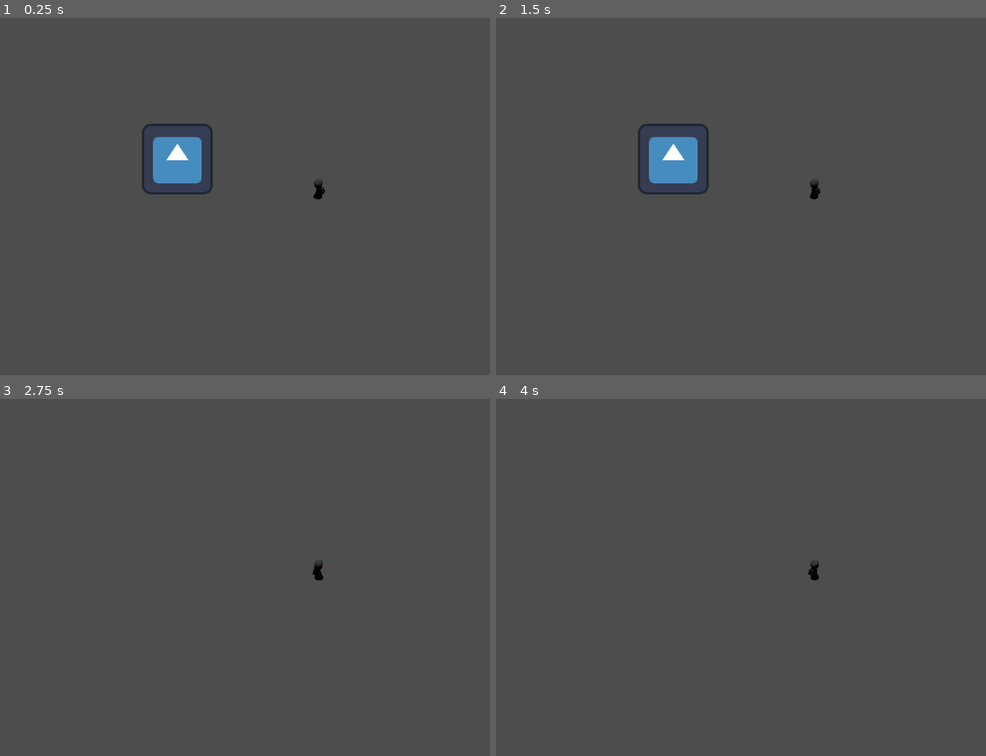
Above: before the commit, frames 1-4 (two rows, left to right).
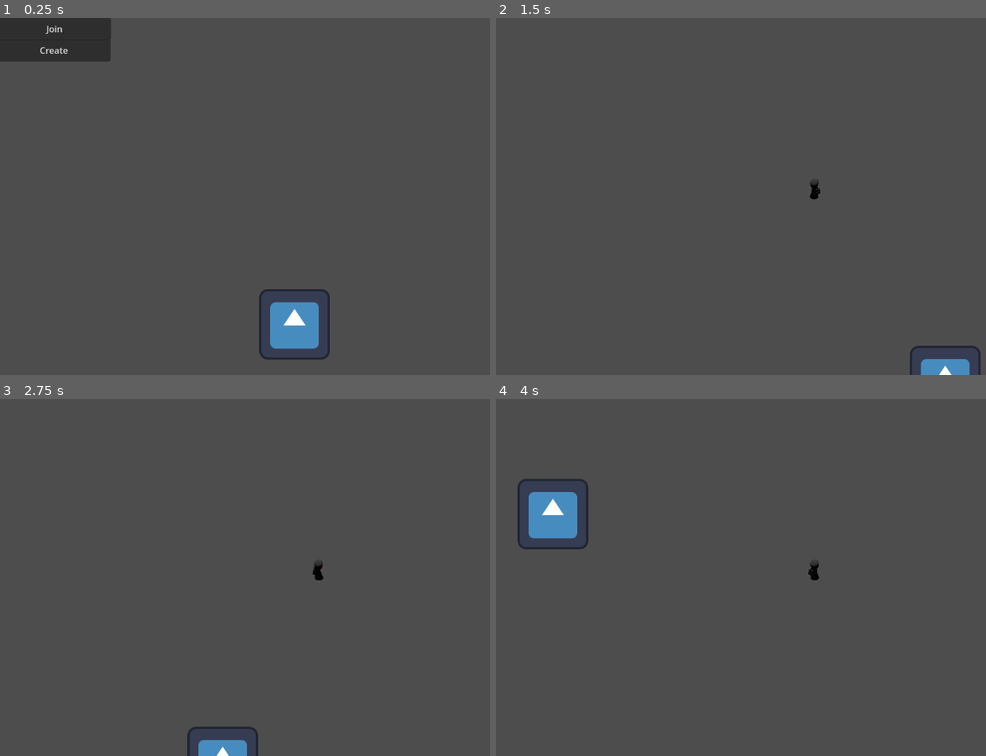
Above: after the commit, the same moments.

Repository: HeavyBro1337/godot-tds-sample
Game: Godot game, scene res://Scene.tscn
Two runs of this game, one before a commit and one after it. Both use one fixed random seed, a clock stepped at 60 frames per second and the inputs below. The engine's default icon, where the game draws it, is replaced by a stand-in: a white triangle on a blue panel in a dark square.
Inputs (mouse positions are in pixels of both pictures, inside the frame that each line leads up to):
- Up to frame 1 (0.25 s): no input
- Up to frame 2 (1.5 s): click (549, 28) at 0.5 s, where only the run after the commit has a clickable "Join"; click (706, 107) at 1.25 s, where only the run after the commit has a clickable "Create"
- Up to frame 3 (2.75 s): tap Enter at 2 s; move the mouse to (460, 559) at 2.02 s; hold D (right) from 2.03 s (still down)
- Up to frame 4 (4 s): move the mouse to (687, 595) at 2.77 s; release D (right) at 2.78 s; hold S (down) 2.78-3.53 s; move the mouse to (878, 498) at 3.52 s; hold D (right) from 3.53 s (still down)

The runs differ from the first frame. In frame 1, 6.1% of the frame differs, in the area x 0-68%, y 0-96%; in frame 2, 2.3%; in frame 3, 0.6%; in frame 4, 1.6%.

Commit message:
Multiplayer support

Diff:
--- /dev/null
+++ b/NetworkManager.tscn
@@ -0,0 +1,6 @@
+[gd_scene load_steps=2 format=3 uid="uid://ddvhgj3xqvgkk"]
+
+[ext_resource type="Script" path="res://network_manager.gd" id="1_b4dhq"]
+
+[node name="NetworkManager" type="Node2D"]
+script = ExtResource("1_b4dhq")
--- /dev/null
+++ b/NetworkedScene.tscn
@@ -0,0 +1,12 @@
+[gd_scene load_steps=2 format=3 uid="uid://cn8krxxpps6p5"]
+
+[ext_resource type="Script" path="res://scene.gd" id="1_u70tp"]
+
+[node name="NetworkedScene" type="Node2D"]
+script = ExtResource("1_u70tp")
+
+[node name="MultiplayerSpawner" type="MultiplayerSpawner" parent="."]
+_spawnable_scenes = PackedStringArray("res://player.tscn")
+spawn_path = NodePath("../Players")
+
+[node name="Players" type="Node2D" parent="."]
--- a/Scene.tscn
+++ b/Scene.tscn
@@ -1,34 +1,24 @@
-[gd_scene load_steps=21 format=3 uid="uid://8q1jtuunx5ol"]
+[gd_scene load_steps=5 format=3 uid="uid://godme0uetd2o"]
 
 [ext_resource type="Texture2D" uid="uid://dl75gk1ela43v" path="res://icon.svg" id="1_d5emr"]
-[ext_resource type="Script" path="res://movement.gd" id="2_voo06"]
-[ext_resource type="Texture2D" uid="uid://2jlstvt3xcly" path="res://exampleCharacter/Hank_0_0.png" id="3_4mj1v"]
-[ext_resource type="Texture2D" uid="uid://c2bvbdq4qcmj5" path="res://exampleCharacter/Hank_1_0.png" id="4_tmx5g"]
-[ext_resource type="Texture2D" uid="uid://bgj7hsqixoaqm" path="res://exampleCharacter/Hank_2_0.png" id="5_83fr4"]
-[ext_resource type="Texture2D" uid="uid://b48iol01ft1k" path="res://exampleCharacter/Hank_3_0.png" id="6_sp5eo"]
-[ext_resource type="Texture2D" uid="uid://qrrckdubhs8d" path="res://exampleCharacter/Hank_4_0.png" id="7_xly3g"]
-[ext_resource type="Texture2D" uid="uid://cgqft5aacn3ei" path="res://exampleCharacter/Hank_5_0.png" id="8_ls83m"]
-[ext_resource type="Texture2D" uid="uid://bm2o5bvu5hk2h" path="res://exampleCharacter/Hank_6_0.png" id="9_08q2o"]
-[ext_resource type="Texture2D" uid="uid://bm28nqqvwgesv" path="res://exampleCharacter/Hank_7_0.png" id="10_io21y"]
-[ext_resource type="Texture2D" uid="uid://blwi24ntqv5ln" path="res://exampleCharacter/Hank_8_0.png" id="11_vrmfu"]
-[ext_resource type="Texture2D" uid="uid://drk8gq0b3bjq4" path="res://exampleCharacter/Hank_9_0.png" id="12_fgfl0"]
-[ext_resource type="Texture2D" uid="uid://bh5smqrthq58l" path="res://exampleCharacter/Hank_10_0.png" id="13_q8ekp"]
-[ext_resource type="Texture2D" uid="uid://bkals3oblb3s3" path="res://exampleCharacter/Hank_11_0.png" id="14_dgeu5"]
-[ext_resource type="Texture2D" uid="uid://bkfqja8u4arls" path="res://exampleCharacter/Hank_12_0.png" id="15_rip68"]
-[ext_resource type="Texture2D" uid="uid://ck5ddxfsd84j6" path="res://exampleCharacter/Hank_13_0.png" id="16_twwg0"]
-[ext_resource type="Texture2D" uid="uid://c5e31g214dia5" path="res://exampleCharacter/Hank_14_0.png" id="17_qyi8r"]
-[ext_resource type="Texture2D" uid="uid://dd8ldwl7a4w4h" path="res://exampleCharacter/Hank_15_0.png" id="18_4ixrp"]
+[ext_resource type="Script" path="res://network_manager.gd" id="3_it4o0"]
+[ext_resource type="Script" path="res://host.gd" id="4_os2gy"]
 
 [sub_resource type="RectangleShape2D" id="RectangleShape2D_4kwbe"]
 size = Vector2(128, 128)
 
-[sub_resource type="RectangleShape2D" id="RectangleShape2D_lbx0f"]
-size = Vector2(132, 128)
+[node name="Scene" type="Node2D"]
+position = Vector2(296, 221)
+script = ExtResource("3_it4o0")
 
-[node name="Scene" type="Node2D"]
+[node name="Level" type="Node2D" parent="."]
+
+[node name="LevelSpawner" type="MultiplayerSpawner" parent="."]
+_spawnable_scenes = PackedStringArray("res://NetworkedScene.tscn")
+spawn_path = NodePath("../Level")
 
 [node name="Obstacle" type="RigidBody2D" parent="."]
-position = Vector2(-255, -68)
+position = Vector2(237, 335)
 lock_rotation = true
 freeze = true
 
@@ -40,19 +30,30 @@
 shape = SubResource("RectangleShape2D_4kwbe")
 debug_color = Color(0.466667, 0.443137, 1, 0.419608)
 
-[node name="CharacterBody2D" type="CharacterBody2D" parent="." node_paths=PackedStringArray("visuals")]
-floor_constant_speed = true
-script = ExtResource("2_voo06")
-speed = 600.0
-visuals = NodePath("Sprite2D")
-rotations = Array[Texture]([ExtResource("3_4mj1v"), ExtResource("4_tmx5g"), ExtResource("5_83fr4"), ExtResource("6_sp5eo"), ExtResource("7_xly3g"), ExtResource("8_ls83m"), ExtResource("9_08q2o"), ExtResource("10_io21y"), ExtResource("11_vrmfu"), ExtResource("12_fgfl0"), ExtResource("13_q8ekp"), ExtResource("14_dgeu5"), ExtResource("15_rip68"), ExtResource("16_twwg0"), ExtResource("17_qyi8r"), ExtResource("18_4ixrp")])
+[node name="Control" type="Control" parent="."]
+layout_mode = 3
+anchors_preset = 0
+offset_left = -873.0
+offset_top = -169.0
+offset_right = -391.0
+offset_bottom = 107.0
 
-[node name="Sprite2D" type="Sprite2D" parent="CharacterBody2D"]
-texture = ExtResource("1_d5emr")
+[node name="Join" type="Button" parent="Control"]
+layout_mode = 0
+offset_left = 574.0
+offset_top = -52.0
+offset_right = 778.0
+offset_bottom = -12.0
+text = "Join
+"
+script = ExtResource("4_os2gy")
 
-[node name="Camera2D" type="Camera2D" parent="CharacterBody2D"]
-
-[node name="CollisionShape2D" type="CollisionShape2D" parent="CharacterBody2D"]
-position = Vector2(2, 0)
-shape = SubResource("RectangleShape2D_lbx0f")
-debug_color = Color(0.47451, 0.588235, 0, 0.419608)
+[node name="Host" type="Button" parent="Control"]
+layout_mode = 0
+offset_left = 573.0
+offset_top = -13.0
+offset_right = 777.0
+offset_bottom = 27.0
+text = "Create"
+script = ExtResource("4_os2gy")
+host = true
--- /dev/null
+++ b/host.gd
@@ -0,0 +1,14 @@
+extends Button
+
+@export var host : bool = false
+
+func _pressed():
+	var network : NetworkManager = get_node("/root/Scene")
+	if host:
+		network.host()
+	else:
+		network.join()
+	hide()
+	if multiplayer.is_server():
+		print("Spawning level...")
+		network.change_level.call_deferred(load("res://NetworkedScene.tscn"))
--- a/movement.gd
+++ b/movement.gd
@@ -1,43 +1,55 @@
 extends CharacterBody2D
 
+class_name Player
 
 @export var speed : float = 30
 @export var visuals : Sprite2D
+@export var camera : Camera2D
+@export var player := 0 :
+	set(id):
+		player = id
+		$PlayerSync.set_multiplayer_authority(player)
+
+
 
 @export var rotations : Array[Texture2D]
 
 func get_degrees_to_mouse():
-	var mouse_pos : Vector2 = get_global_mouse_position()
-	var dir : Vector2 = (position - mouse_pos)
+	if not _mine():
+		return
+	$PlayerSync.mouse_position = get_node("/root/Scene").get_local_mouse_position()
+	var dir : Vector2 = (position - $PlayerSync.mouse_position).normalized()
 	set_sprite(rad_to_deg(atan2(dir.y, -dir.x)))
 
+func _mine() -> bool:
+	return player == multiplayer.get_unique_id()
+
+
+func _ready():
+	if not _mine():
+		camera.queue_free()
+	set_physics_process(multiplayer.is_server())
+
 func set_sprite(angle : float):
-	print("Before %d" % angle)
 	while angle < 0:
 		angle += 360
-
 	var snap : float = 360 / len(rotations)
 	angle = round(angle / snap) * snap # snapping angle
+	angle = int(angle) % 360
 
 	var index : int = round(angle / 360 * (len(rotations) - 1))
 	visuals.texture = rotations[index]
 
-	print(angle)
-
 func handle_input(delta : float):
-	var direction : Vector2 = Vector2(0, 0)
-
-	direction.x = Input.get_axis("left", "right")
-	direction.y = Input.get_axis("up", "down")
-
-	position += direction.normalized() * speed * delta
+	position += $PlayerSync.direction.normalized() * speed * delta
+	# $PlayerInput.position = position
 
 func _physics_process(delta):
 	handle_input(delta)
-	get_degrees_to_mouse()
 	move_and_slide()
 
-
-# Called every frame. 'delta' is the elapsed time since the previous frame.
 func _process(delta):
-	pass
+	get_degrees_to_mouse()
+	if not _mine():
+		var dir : Vector2 = (position - $PlayerSync.mouse_position).normalized()
+		set_sprite(rad_to_deg(atan2(dir.y, -dir.x)))
--- /dev/null
+++ b/network_manager.gd
@@ -0,0 +1,27 @@
+extends Node2D
+
+class_name NetworkManager
+
+var peer = ENetMultiplayerPeer.new()
+
+
+func _enter_tree():
+	print("ready. Network manager...")
+
+func host():
+	await peer.create_server(5000)
+	multiplayer.multiplayer_peer = peer
+	print("Hosted")
+
+func join():
+	peer.create_client("127.0.0.1", 5000)
+	multiplayer.multiplayer_peer = peer
+
+func change_level(scene: PackedScene):
+	# Remove old level if any.
+	var level = $Level
+	for c in level.get_children():
+		level.remove_child(c)
+		c.queue_free()
+	# Add new level.
+	level.add_child(scene.instantiate())
--- /dev/null
+++ b/player.tscn
@@ -0,0 +1,67 @@
+[gd_scene load_steps=22 format=3 uid="uid://cxam3itlxjdut"]
+
+[ext_resource type="Script" path="res://movement.gd" id="1_bwk6i"]
+[ext_resource type="Texture2D" uid="uid://2jlstvt3xcly" path="res://exampleCharacter/Hank_0_0.png" id="2_bbxr8"]
+[ext_resource type="Texture2D" uid="uid://c2bvbdq4qcmj5" path="res://exampleCharacter/Hank_1_0.png" id="3_rofx3"]
+[ext_resource type="Texture2D" uid="uid://bgj7hsqixoaqm" path="res://exampleCharacter/Hank_2_0.png" id="4_4uxvn"]
+[ext_resource type="Texture2D" uid="uid://b48iol01ft1k" path="res://exampleCharacter/Hank_3_0.png" id="5_hj3ue"]
+[ext_resource type="Texture2D" uid="uid://qrrckdubhs8d" path="res://exampleCharacter/Hank_4_0.png" id="6_uk7wx"]
+[ext_resource type="Texture2D" uid="uid://cgqft5aacn3ei" path="res://exampleCharacter/Hank_5_0.png" id="7_147mj"]
+[ext_resource type="Texture2D" uid="uid://bm2o5bvu5hk2h" path="res://exampleCharacter/Hank_6_0.png" id="8_3xnso"]
+[ext_resource type="Texture2D" uid="uid://bm28nqqvwgesv" path="res://exampleCharacter/Hank_7_0.png" id="9_x46b7"]
+[ext_resource type="Texture2D" uid="uid://blwi24ntqv5ln" path="res://exampleCharacter/Hank_8_0.png" id="10_bf7yc"]
+[ext_resource type="Texture2D" uid="uid://drk8gq0b3bjq4" path="res://exampleCharacter/Hank_9_0.png" id="11_k2sr3"]
+[ext_resource type="Texture2D" uid="uid://bh5smqrthq58l" path="res://exampleCharacter/Hank_10_0.png" id="12_2efms"]
+[ext_resource type="Texture2D" uid="uid://bkals3oblb3s3" path="res://exampleCharacter/Hank_11_0.png" id="13_pjwbf"]
+[ext_resource type="Texture2D" uid="uid://bkfqja8u4arls" path="res://exampleCharacter/Hank_12_0.png" id="14_41xil"]
+[ext_resource type="Texture2D" uid="uid://ck5ddxfsd84j6" path="res://exampleCharacter/Hank_13_0.png" id="15_qugr7"]
+[ext_resource type="Texture2D" uid="uid://c5e31g214dia5" path="res://exampleCharacter/Hank_14_0.png" id="16_lrdl6"]
+[ext_resource type="Texture2D" uid="uid://dd8ldwl7a4w4h" path="res://exampleCharacter/Hank_15_0.png" id="17_jv04x"]
+[ext_resource type="Script" path="res://player_input.gd" id="18_o56qh"]
+
+[sub_resource type="SceneReplicationConfig" id="SceneReplicationConfig_r7d0p"]
+properties/0/path = NodePath(".:player")
+properties/0/spawn = true
+properties/0/sync = false
+properties/1/path = NodePath(".:position")
+properties/1/spawn = true
+properties/1/sync = true
+
+[sub_resource type="SceneReplicationConfig" id="SceneReplicationConfig_5njwe"]
+properties/0/path = NodePath("PlayerSync:mouse_position")
+properties/0/spawn = true
+properties/0/sync = true
+properties/1/path = NodePath("PlayerSync:direction")
+properties/1/spawn = true
+properties/1/sync = true
+
+[sub_resource type="RectangleShape2D" id="RectangleShape2D_lbx0f"]
+size = Vector2(20, 38)
+
+[node name="Player" type="CharacterBody2D" node_paths=PackedStringArray("visuals", "camera")]
+collision_layer = 2
+floor_constant_speed = true
+script = ExtResource("1_bwk6i")
+speed = 600.0
+visuals = NodePath("Sprite2D")
+camera = NodePath("Camera2D")
+rotations = Array[Texture2D]([ExtResource("2_bbxr8"), ExtResource("3_rofx3"), ExtResource("4_4uxvn"), ExtResource("5_hj3ue"), ExtResource("6_uk7wx"), ExtResource("7_147mj"), ExtResource("8_3xnso"), ExtResource("9_x46b7"), ExtResource("10_bf7yc"), ExtResource("11_k2sr3"), ExtResource("12_2efms"), ExtResource("13_pjwbf"), ExtResource("14_41xil"), ExtResource("15_qugr7"), ExtResource("16_lrdl6"), ExtResource("17_jv04x")])
+
+[node name="Server" type="MultiplayerSynchronizer" parent="."]
+replication_config = SubResource("SceneReplicationConfig_r7d0p")
+
+[node name="PlayerSync" type="MultiplayerSynchronizer" parent="."]
+replication_config = SubResource("SceneReplicationConfig_5njwe")
+script = ExtResource("18_o56qh")
+
+[node name="Sprite2D" type="Sprite2D" parent="."]
+texture_filter = 1
+texture = ExtResource("2_bbxr8")
+
+[node name="Camera2D" type="Camera2D" parent="."]
+
+[node name="CollisionShape2D" type="CollisionShape2D" parent="."]
+texture_filter = 1
+position = Vector2(0, -14)
+shape = SubResource("RectangleShape2D_lbx0f")
+debug_color = Color(0.47451, 0.588235, 0, 0.419608)
--- /dev/null
+++ b/player_input.gd
@@ -0,0 +1,12 @@
+extends MultiplayerSynchronizer
+
+@export var mouse_position : Vector2
+@export var direction : Vector2
+# Called when the node enters the scene tree for the first time.
+func _ready():
+	set_process(get_multiplayer_authority() == multiplayer.get_unique_id())
+
+
+# Called every frame. 'delta' is the elapsed time since the previous frame.
+func _process(delta):
+	direction = Input.get_vector("left", "right", "up", "down")
--- /dev/null
+++ b/scene.gd
@@ -0,0 +1,30 @@
+extends Node2D
+
+
+# Called when the node enters the scene tree for the first time.
+func _ready():
+	if not multiplayer.is_server():
+		return
+
+	multiplayer.peer_connected.connect(add_player)
+	multiplayer.peer_disconnected.connect(del_player)
+
+	# Spawn already connected players
+	for id in multiplayer.get_peers():
+		add_player(id)
+
+	# Spawn the local player unless this is a dedicated server export.
+	if not OS.has_feature("dedicated_server"):
+		add_player(1)
+
+func add_player(id : int):
+	print("id: %d" % id)
+	var p : Player = preload("res://player.tscn").instantiate()
+	p.player = id
+	p.name = str(id)
+	$Players.add_child(p, true)
+
+func del_player(id : int):
+	if not $Players.has_node(str(id)):
+		return
+	$Players.get_node(str(id)).queue_free()
